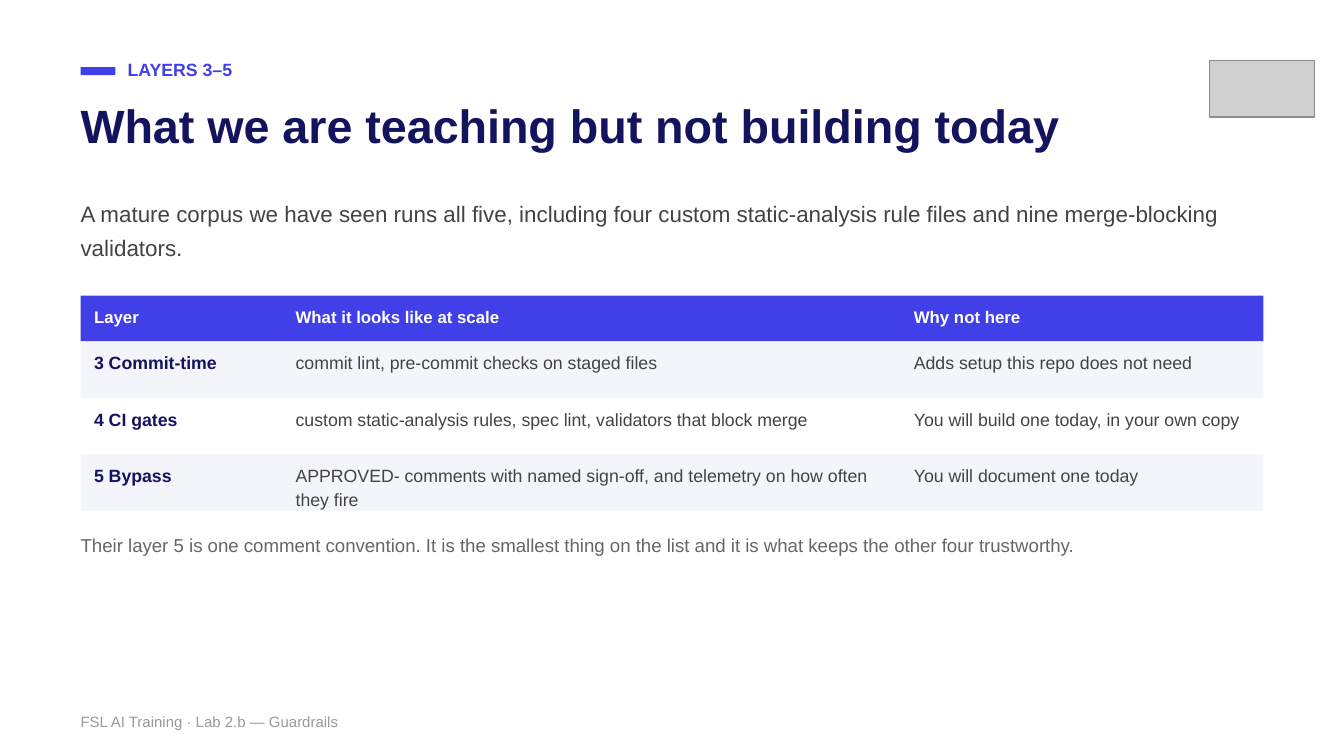
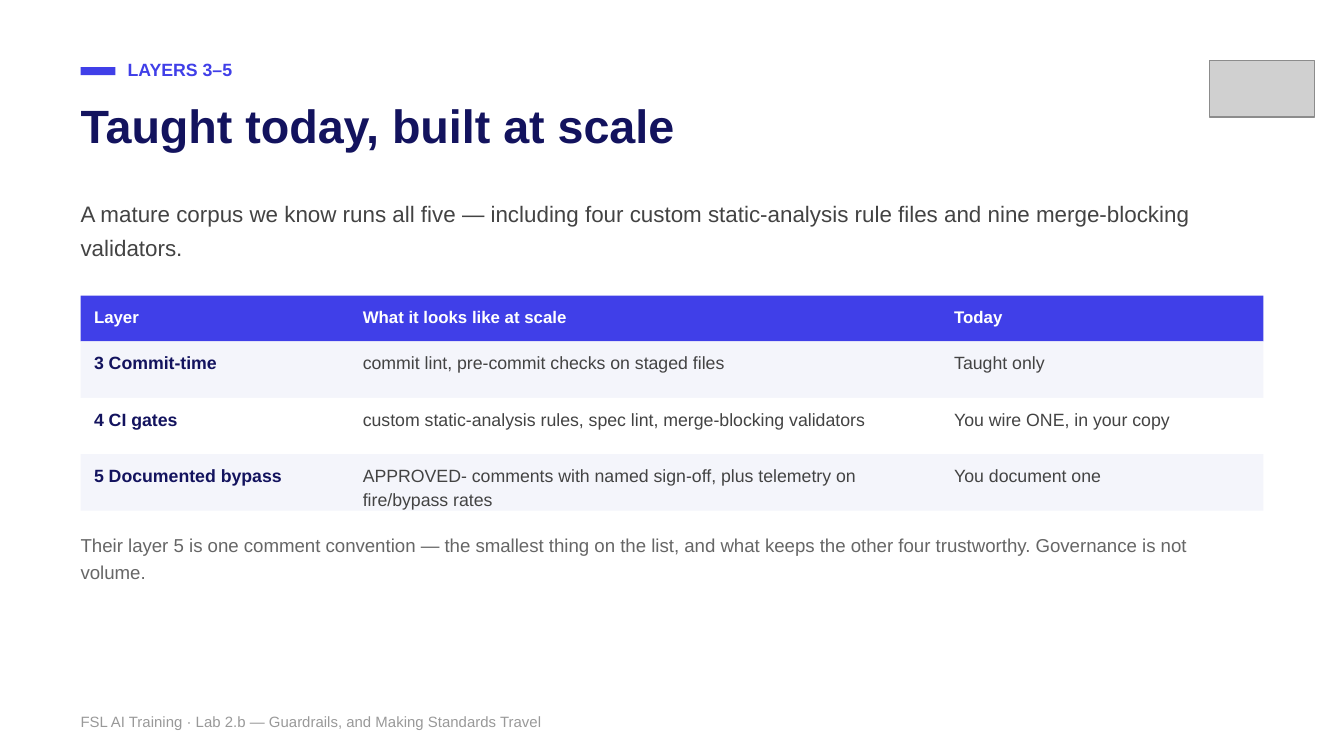
Before and after one commit to mike-tajmajer-fullstacklabs/fsl-taskboard-lab, a slide deck: slide 11 of docs/instructor/lab-2b-guardrails.pptx (slide 12 before the commit). Drawn at 1344x756 pixels with LibreOffice and Linux fonts; fonts in the diff are those of the drawing; grey boxes stand for pictures. Boxes give left, top, right and bottom in pixels: in the first picture for what was removed or moved away, otherwise in the second. Text is boxed around its words. In the diff, an @@ line names an element or a change of style, - is before the commit and + after.

```diff
--- a/docs/instructor/lab-2b-guardrails.pptx
+++ b/docs/instructor/lab-2b-guardrails.pptx
@@ text at (81, 109, 675, 152): text changed @@
-What we are teaching but not building today
+Taught today, built at scale
@@ text at (81, 205, 1189, 256): text changed @@
-A mature corpus we have seen runs all five, including four custom static-analysis rule files and nine merge-blocking validators.
+A mature corpus we know runs all five — including four custom static-analysis rule files and nine merge-blocking validators.
@@ text "What it looks like at ...": place and size @@
-text "What it looks like at ..." at (296, 311, 499, 323)
+text "What it looks like at ..." at (363, 311, 566, 323)
@@ text at (954, 311, 1002, 327): text changed @@
-Why not here
+Today
@@ text "commit lint, pre-commit checks on ...": place and size @@
-text "commit lint, pre-commit checks on ..." at (296, 356, 657, 373)
+text "commit lint, pre-commit checks on ..." at (363, 356, 724, 373)
@@ text at (954, 356, 1044, 373): text changed @@
-Adds setup this repo does not need
+Taught only
@@ text at (363, 413, 865, 430): text changed @@
-custom static-analysis rules, spec lint, validators that block merge
+custom static-analysis rules, spec lint, merge-blocking validators
@@ text at (954, 413, 1169, 430): text changed @@
-You will build one today, in your own copy
+You wire ONE, in your copy
@@ text at (94, 469, 282, 486): text changed @@
-5 Bypass
+5 Documented bypass
@@ text at (363, 469, 856, 510): text changed @@
-APPROVED- comments with named sign-off, and telemetry on how often they fire
+APPROVED- comments with named sign-off, plus telemetry on fire/bypass rates
@@ text at (954, 469, 1101, 482): text changed @@
-You will document one today
+You document one
@@ text at (81, 538, 1187, 579): text changed @@
-Their layer 5 is one comment convention. It is the smallest thing on the list and it is what keeps the other four trustworthy.
+Their layer 5 is one comment convention — the smallest thing on the list, and what keeps the other four trustworthy. Governance is not volume.
@@ text at (81, 716, 541, 730): text changed @@
-FSL AI Training · Lab 2.b — Guardrails
+FSL AI Training · Lab 2.b — Guardrails, and Making Standards Travel
```
Also in this commit, not shown: 21 other slides changed, 3 slides added, 1 slide removed, 10 other files.
